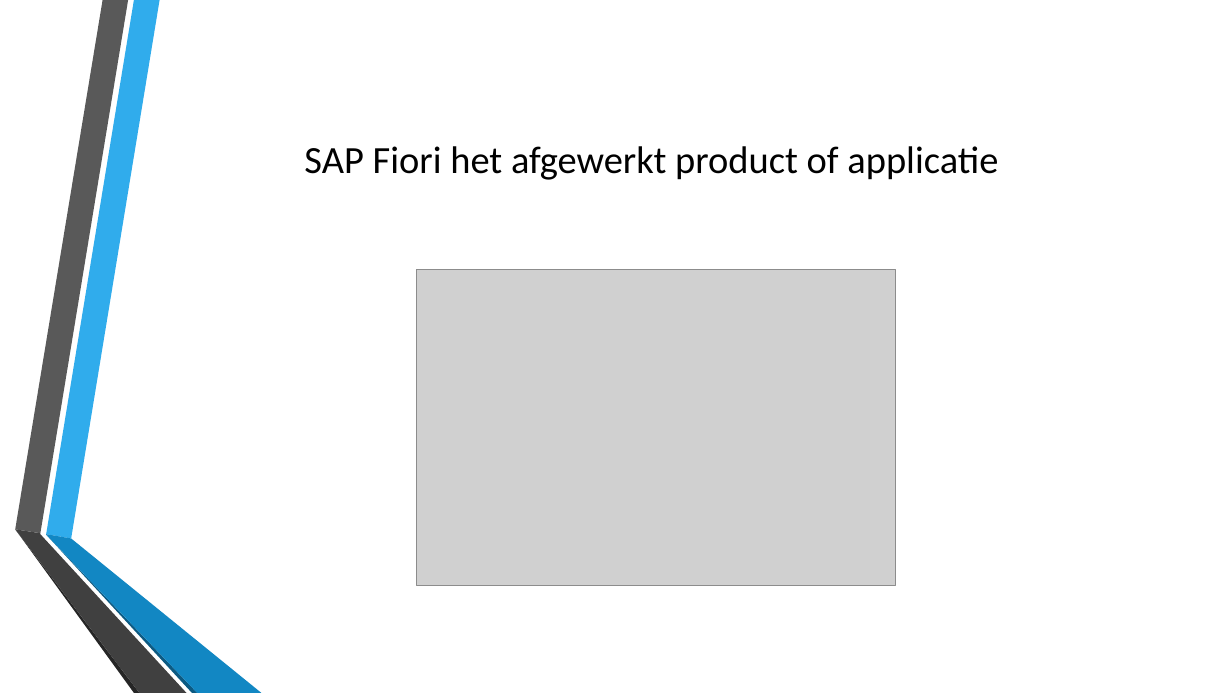
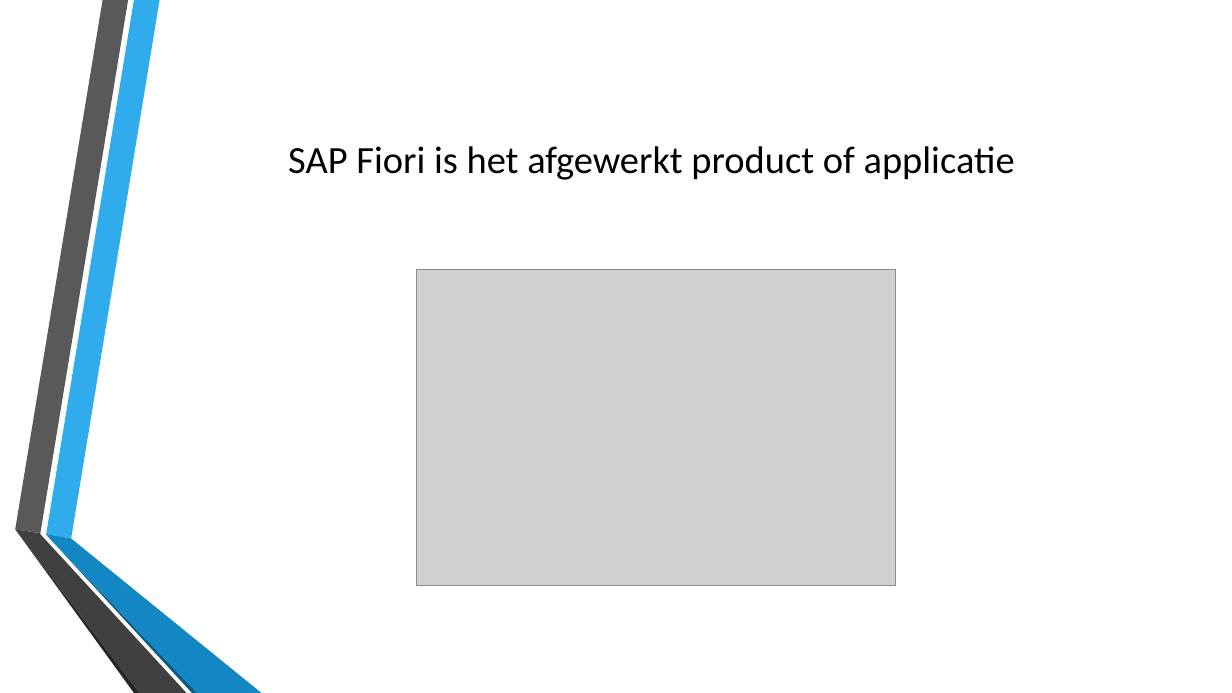
Before and after one commit to stinooww/webresearch, a slide deck: slide 8 of nieuwe technologie/slidedeck/sapui5.pptx. Drawn at 1232x693 pixels with LibreOffice and Linux fonts; fonts in the diff are those of the drawing; grey boxes stand for pictures; background and template pictures are left out. Boxes give left, top, right and bottom in pixels: in the first picture for what was removed or moved away, otherwise in the second. Text is boxed around its words. In the diff, an @@ line names an element or a change of style, - is before the commit and + after.

```diff
--- a/nieuwe technologie/slidedeck/sapui5.pptx
+++ b/nieuwe technologie/slidedeck/sapui5.pptx
@@ title at [288,146,1015,180]: text changed @@
-SAP Fiori het afgewerkt product of applicatie
+SAP Fiori is het afgewerkt product of applicatie
```
Also in this commit, not shown: 6 other slides changed, 6 slides added, 1 slide removed.
